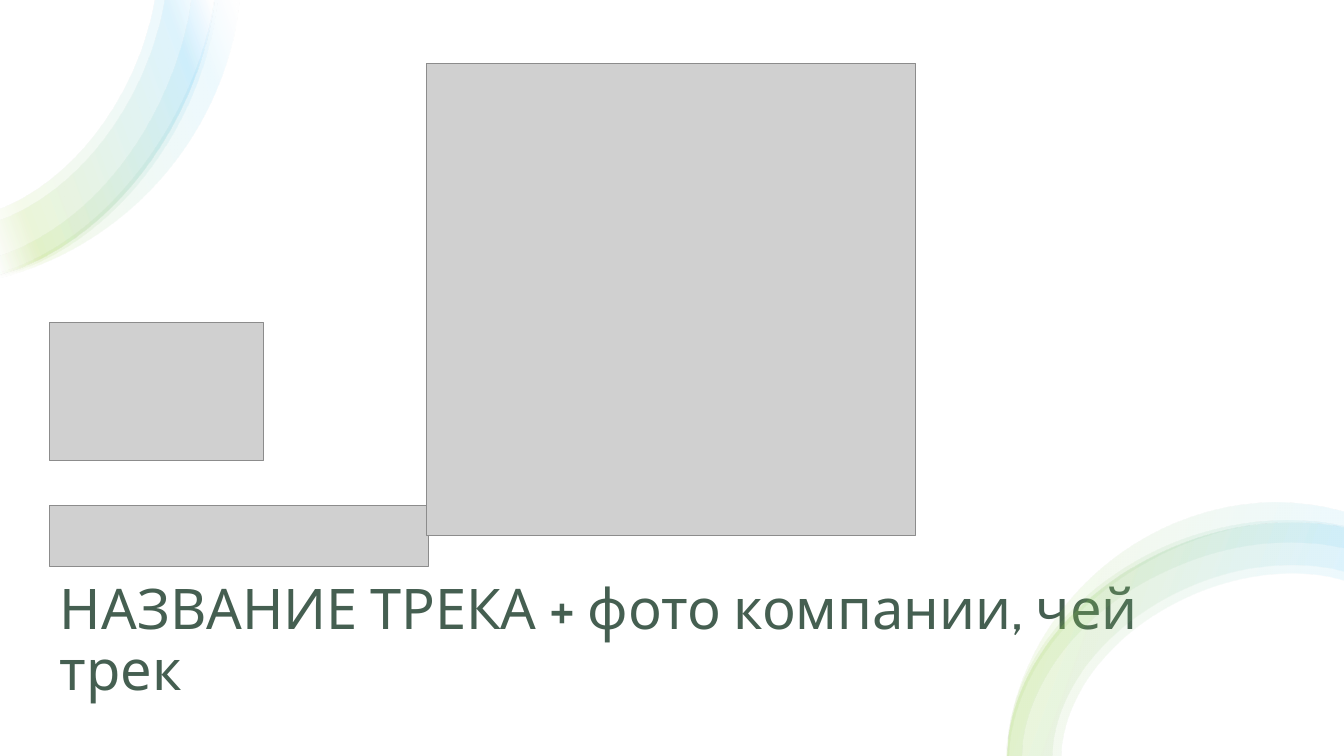
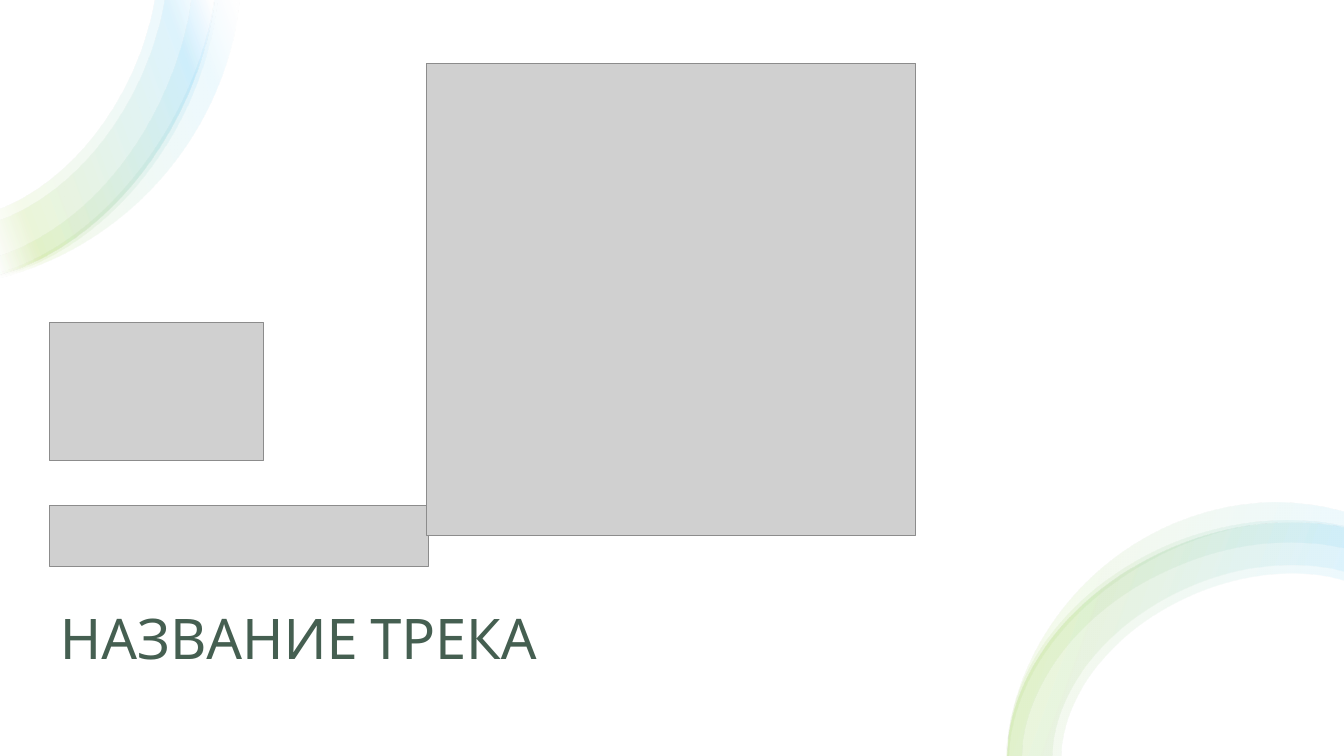
Before and after one commit to zibestr/Feedback-Analytics, a slide deck: slide 1 of presentation/protection.pptx. Drawn at 1344x756 pixels with LibreOffice and Linux fonts; fonts in the diff are those of the drawing; grey boxes stand for pictures. Boxes give left, top, right and bottom in pixels: in the first picture for what was removed or moved away, otherwise in the second. Text is boxed around its words. In the diff, an @@ line names an element or a change of style, - is before the commit and + after.

```diff
--- a/presentation/protection.pptx
+++ b/presentation/protection.pptx
@@ title at (60, 618, 536, 660): text changed @@
-НАЗВАНИЕ ТРЕКА + фото компании, чей трек
+НАЗВАНИЕ ТРЕКА
```
Also in this commit, not shown: 4 other files.
